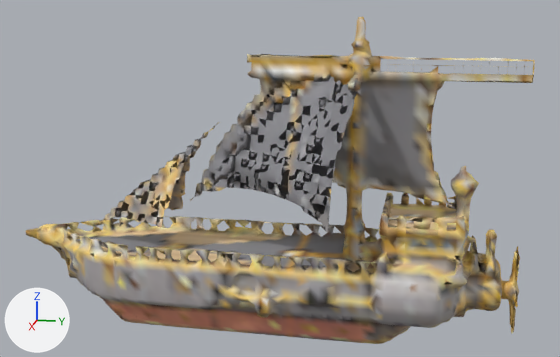
An edit to the glTF model flight/enemy/flh_pirate_n6/mon3d_lo.glb, drawn before and after from the same camera.
The view is the same before and after, from a 50 mm lens placed at (2.79, 0.64, 0.7), pointed at (-0.01, 0.08, 0.0). The lights are fixed; the arrows at lower left show +X, +Y and +Z. The older version comes first.

Script lines for the objects in view, before the commit:
```python
me_mesh_0 = bpy.data.meshes.new('Mesh_0')
me_mesh_0.from_pydata(...)  # 6717 vertices, 17000 faces; spans x -0.37..0.37, y -0.97..0.98, z -0.59..0.6
me_mesh_0.materials.append(mat_defaultmaterial)
ob_mesh_0 = bpy.data.objects.new('Mesh_0', me_mesh_0)
ob_mesh_0.location = (0.0, 0.0, 0.0)
```
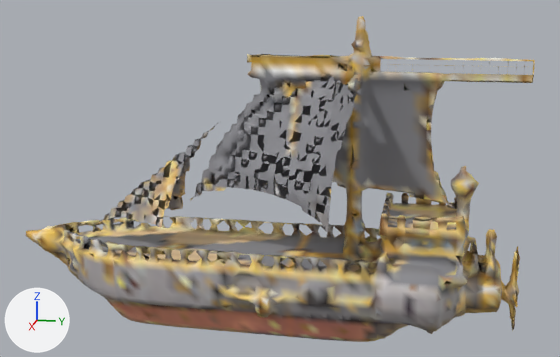
What differs and where, as boxes (x1, y1, x2, y2) in the pictures (560 x 357 px; the box of a moved part takes in the faces that stretch with it):
```json
{"object": "Mesh_0", "change": "reshaped", "before": [26, 17, 535, 344], "after": [26, 16, 535, 342]}
{"part": 1, "of": "me_mesh_0", "change": "moved or reshaped", "before": [26, 37, 515, 344], "after": [26, 30, 515, 341]}
{"part": 2, "of": "me_mesh_0", "change": "recoloured", "before": [27, 23, 517, 342], "after": [27, 23, 517, 342]}
```

Scene script edits in JSON lines:
```json
{"block": "me_mesh_0", "where": "# used by ob_mesh_0; location = (0.0, 0.0, 0.0)"}
{"op": "remove", "block": "me_mesh_0", "code": "me_mesh_0.from_pydata(...)  # 6717 vertices, 17000 faces; spans x -0.37..0.37, y -0.97..0.98, z -0.59..0.6"}
{"op": "add", "block": "me_mesh_0", "code": "me_mesh_0.from_pydata(...)  # 6727 vertices, 16998 faces; spans x -0.37..0.37, y -0.97..0.98, z -0.59..0.6"}
{"block": "me_mesh_0", "change": "me_mesh_0 part 1: 97 vertices moved from x -0.23..0.27, y -0.94..0.97, z -0.59..0.1 to x -0.23..0.27, y -0.95..0.97, z -0.58..0.1; 681 vertices removed from x -0.29..0.27, y -0.97..0.96, z -0.59..0.52; 691 vertices added at x -0.28..0.27, y -0.97..0.96, z -0.57..0.54"}
{"block": "me_mesh_0", "change": "me_mesh_0 part 2: 9255 kept faces spanning x -0.36..0.37, y -0.97..0.98, z -0.59..0.6 get new vertex colours"}
```
